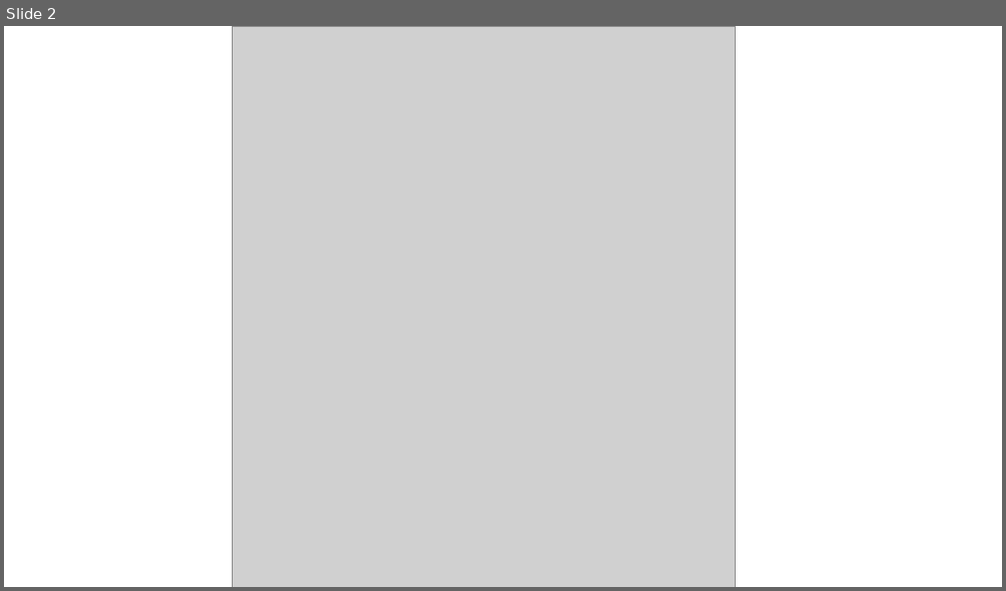
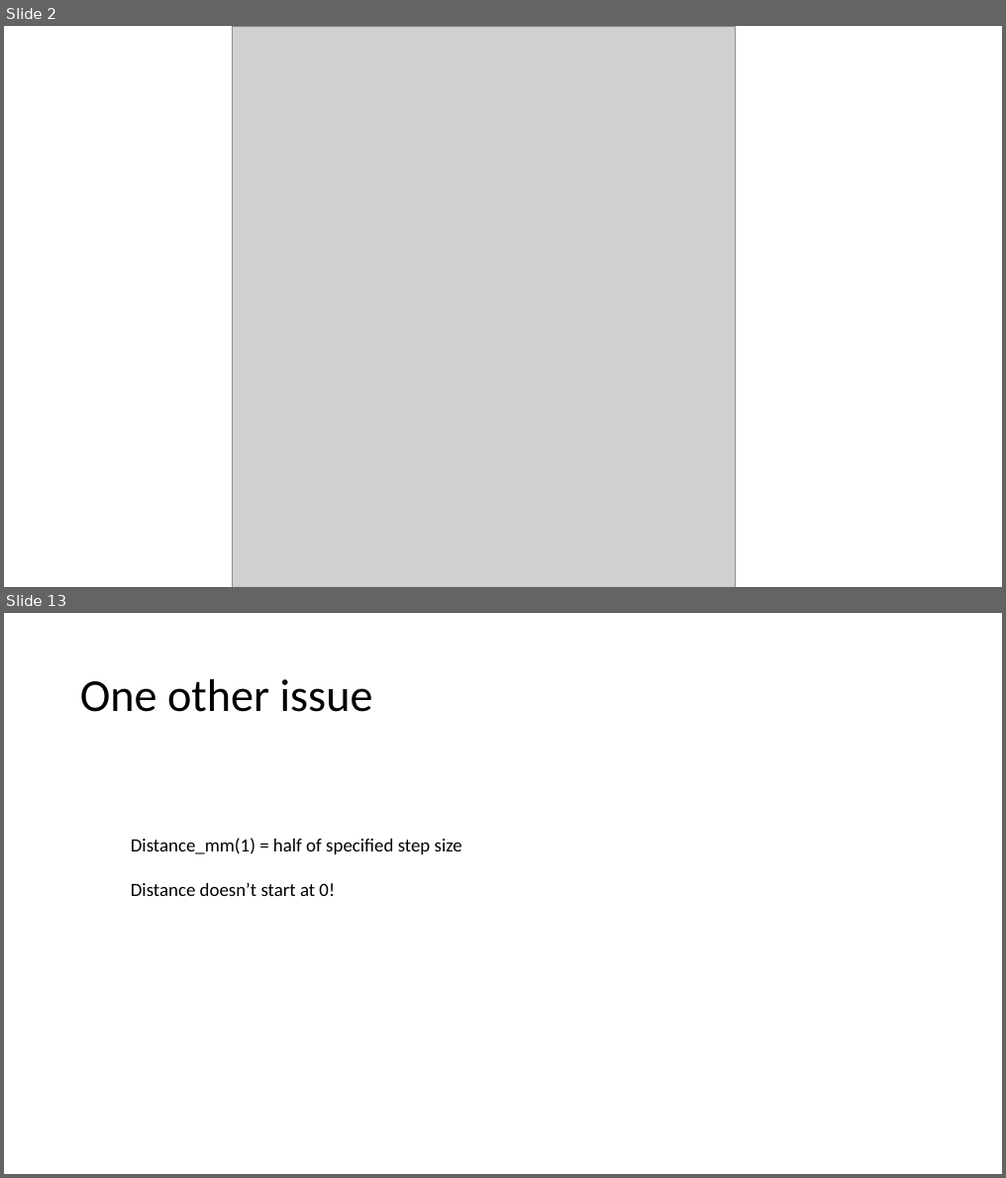
Before and after one commit to acs3235/BMIL, a slide deck: Research Update 4.20.2017.pptx. Shown one above the other, each under a label of ours: slide 2 before the commit, slides 2 and 13 after it; the slides between them are not shown. The pictures are 1006x591 and 1006x1178 pixels, drawn with LibreOffice and Linux fonts; fonts in the diff are those of the drawing; grey boxes stand for pictures. Boxes give left, top, right and bottom in pixels: in the first picture for what was removed or moved away, otherwise in the second. Text is boxed around its words. In the diff, an @@ line names an element or a change of style, - is before the commit and + after.

```diff
--- a/Research Update 4.20.2017.pptx
+++ b/Research Update 4.20.2017.pptx
@@ slide 13 added at (4, 613, 1002, 1174), background #FFFFFF @@
@@ title added at (80, 679, 373, 712), 44 pt, text #000000 @@
+One other issue
@@ text added at (131, 838, 462, 896), 18 pt, text #000000 @@
+Distance_mm(1) = half of specified step size
+Distance doesn’t start at 0!
```
Also in this commit, not shown: 10 other slides added, 8 other files.
